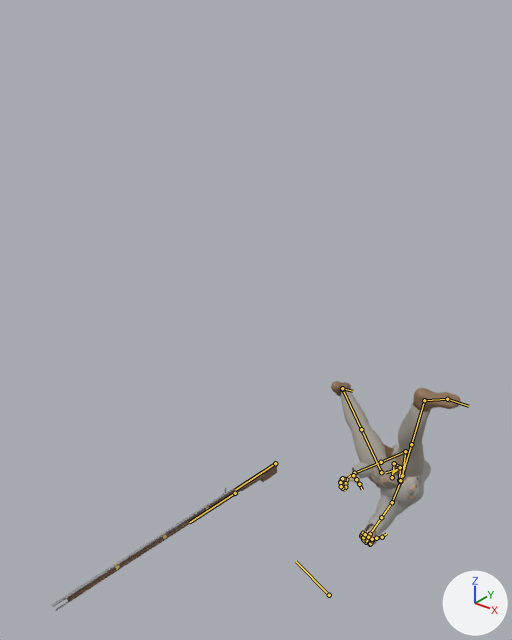
An edit to the FBX model app/Assets/ProjectOwned/Characters/Kit/csa_c_near.fbx, drawn before and after from the same camera.
Camera for both pictures: a 50 mm lens placed at (1.49, -2.36, 2.51), pointed at (-0.32, -0.1, 1.11). The axes (+X, +Y, +Z) are drawn at lower right. The lights are the same throughout. The older version comes first. Both versions are drawn at the pose saved in each file; the numbers are the values there. The bones that bend it are drawn over the model as lines.

Names of what the first picture shows: 'csa_c_body', 'csa_c_body_belt', 'csa_c_body_brogans', 'csa_c_body_cartbox', 'csa_c_body_cartsling', 'csa_c_body_coat', 'csa_c_body_trousers', 'csa_c_musket', 'csa_c_musket_ramrod'.
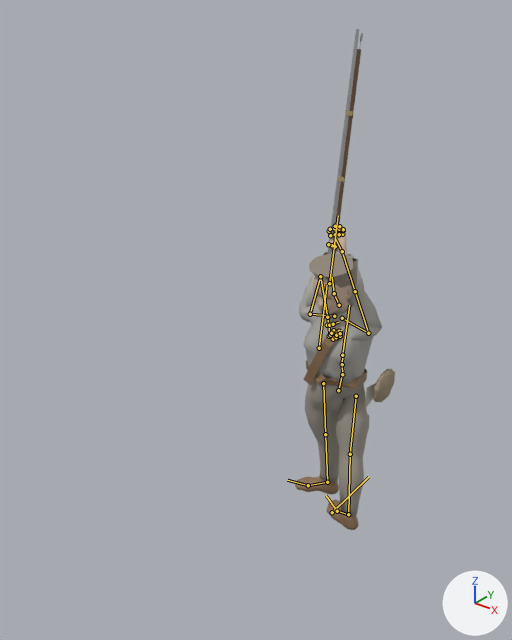
Location of each change, [x1, y1, x2, y2] in pixels of the pictures (512 x 640 px):
'csa_c_body_trousers', posed: before [341, 390, 431, 490]; after [305, 379, 369, 516]
'csa_c_body_coat', posed (30% taller): before [352, 443, 431, 545]; after [299, 251, 382, 384]
'csa_c_musket', posed: before [51, 462, 277, 607]; after [328, 29, 361, 253]
'csa_c_body', posed: before [340, 391, 417, 545]; after [313, 226, 368, 334]
'csa_c_body_brogans', posed: before [331, 381, 461, 412]; after [295, 476, 359, 530]
'csa_c_body_kepi', posed (not visible before): after [309, 252, 358, 288]
'csa_c_body_cartsling', posed: before [405, 495, 413, 499]; after [303, 325, 342, 386]
'csa_c_body_belt', posed: before [392, 453, 404, 476]; after [306, 361, 367, 389]
'csa_c_body_canteen', posed (not visible before): after [373, 369, 395, 402]
'csa_c_body_haversack', posed (not visible before): after [365, 384, 375, 409]
'csa_c_body_cartbox', posed (not visible afterwards): before [381, 443, 394, 458]
'csa_c_musket_ramrod', posed: before [56, 587, 92, 611]; after [360, 33, 363, 46]
bone 'Root', root to tip: before (329, 595) to (296, 561); after (332, 512) to (368, 477)
bone 'pelvis', root to tip: before (392, 477) to (394, 462); after (338, 390) to (342, 373)
bone 'spine_01', root to tip: before (394, 463) to (403, 468); after (342, 374) to (342, 364)
bone 'spine_02', root to tip: before (403, 468) to (401, 468); after (342, 364) to (342, 355)
bone 'spine_03', root to tip: before (401, 468) to (386, 472); after (342, 355) to (349, 305)
bone 'clavicle_l', root to tip: before (400, 481) to (392, 502); after (342, 318) to (368, 333)
bone 'upperarm_l', root to tip: before (392, 502) to (381, 517); after (368, 333) to (355, 291)
bone 'clavicle_r', root to tip: before (402, 475) to (405, 451); after (334, 316) to (310, 314)
bone 'upperarm_r', root to tip: before (405, 451) to (381, 462); after (310, 314) to (320, 276)
bone 'lowerarm_r', root to tip: before (381, 462) to (354, 473); after (320, 276) to (327, 317)
bone 'index_01_r', root to tip: before (346, 479) to (345, 483); after (329, 336) to (333, 339)
bone 'index_03_r', root to tip: before (345, 487) to (347, 489); after (337, 337) to (338, 333)
bone 'middle_01_r', root to tip: before (344, 479) to (341, 484); after (330, 335) to (336, 337)
bone 'middle_02_r', root to tip: before (341, 484) to (342, 488); after (336, 337) to (340, 336)
bone 'pinky_02_r', root to tip: before (340, 482) to (341, 484); after (337, 332) to (339, 331)
bone 'pinky_03_r', root to tip: before (341, 484) to (343, 486); after (339, 331) to (340, 329)
bone 'ring_01_r', root to tip: before (342, 478) to (340, 482); after (331, 333) to (336, 335)
bone 'ring_03_r', root to tip: before (341, 486) to (343, 489); after (340, 333) to (341, 330)
bone 'thumb_01_r', root to tip: before (353, 475) to (356, 479); after (327, 325) to (329, 325)
bone 'thumb_02_r', root to tip: before (356, 479) to (359, 484); after (329, 325) to (333, 324)
bone 'neck_01', root to tip: before (399, 480) to (400, 467); after (339, 305) to (334, 293)
bone 'head', root to tip: before (400, 467) to (392, 473); after (334, 293) to (332, 277)
bone 'thigh_l', root to tip: before (400, 480) to (411, 444); after (356, 396) to (350, 454)
bone 'calf_l', root to tip: before (411, 444) to (424, 400); after (350, 454) to (348, 514)
bone 'thigh_r', root to tip: before (381, 472) to (361, 429); after (323, 383) to (325, 434)
bone 'calf_r', root to tip: before (361, 429) to (342, 389); after (325, 434) to (327, 482)
bone 'foot_r', root to tip: before (342, 389) to (342, 388); after (327, 482) to (308, 485)
bone 'prop_musket', root to tip: before (275, 463) to (235, 490); after (319, 348) to (327, 284)

The change in detail:
Bone 'Root' (bone_root) moves from (0.0, 0.16, -0.6) to (0.0, 0.14, 0.0).
Bone 'Root' (bone_root) turns from (-14, 37, 57) to (0, 0, 0) degrees about its own x, y and z.
Bone 'pelvis' (bone_pelvis) turns from (-5, 7, 4) to (0, 0, 0) degrees about its own x, y and z.
Bone 'spine_01' (bone_spine_01) turns from (-90, -157, 15) to (2, 0, 0) degrees about its own x, y and z.
Bone 'spine_02' (bone_spine_02) turns from (-11, -149, -87) to (2, 0, 0) degrees about its own x, y and z.
Bone 'spine_03' (bone_spine_03) turns from (5, -75, 137) to (2, 0, 0) degrees about its own x, y and z.
Bone 'clavicle_l' (bone_clavicle_l) turns from (-1, -24, 6) to (0, 0, 0) degrees about its own x, y and z.
Bone 'upperarm_l' (bone_upperarm_l) turns from (-24, 9, -3) to (-35, -37, -156) degrees about its own x, y and z.
Bone 'clavicle_r' (bone_clavicle_r) turns from (-11, -22, -5) to (0, 0, 0) degrees about its own x, y and z.
Bone 'upperarm_r' (bone_upperarm_r) turns from (-30, 17, 80) to (-129, -7, 58) degrees about its own x, y and z.
Bone 'lowerarm_r' (bone_lowerarm_r) turns from (-45, 2, 4) to (88, 5, -6) degrees about its own x, y and z.
Bone 'index_01_r' (bone_index_01_r) turns from (27, 0, 0) to (36, 0, 0) degrees about its own x, y and z.
Bone 'index_03_r' (bone_index_03_r) turns from (24, 0, 0) to (32, 0, 0) degrees about its own x, y and z.
Bone 'middle_01_r' (bone_middle_01_r) turns from (27, 0, 0) to (36, 0, 0) degrees about its own x, y and z.
Bone 'middle_02_r' (bone_middle_02_r) turns from (33, 0, 0) to (44, 0, 0) degrees about its own x, y and z.
Bone 'pinky_02_r' (bone_pinky_02_r) turns from (33, 0, 0) to (44, 0, 0) degrees about its own x, y and z.
Bone 'pinky_03_r' (bone_pinky_03_r) turns from (24, 0, 0) to (32, 0, 0) degrees about its own x, y and z.
Bone 'ring_01_r' (bone_ring_01_r) turns from (27, 0, 0) to (36, 0, 0) degrees about its own x, y and z.
Bone 'ring_03_r' (bone_ring_03_r) turns from (24, 0, 0) to (32, 0, 0) degrees about its own x, y and z.
Bone 'thumb_01_r' (bone_thumb_01_r) turns from (0, 0, -19) to (0, 0, -25) degrees about its own x, y and z.
Bone 'thumb_02_r' (bone_thumb_02_r) turns from (0, 0, -23) to (0, 0, -31) degrees about its own x, y and z.
Bone 'neck_01' (bone_neck_01) turns from (26, 144, 95) to (2, 0, 0) degrees about its own x, y and z.
Bone 'head' (bone_head) turns from (-161, 24, 49) to (4, 0, 0) degrees about its own x, y and z.
Bone 'thigh_l' (bone_thigh_l) turns from (-11, -15, 132) to (-24, 115, -18) degrees about its own x, y and z.
Bone 'calf_l' (bone_calf_l) turns from (-11, 1, 1) to (-4, 0, 0) degrees about its own x, y and z.
Bone 'calf_l' (bone_calf_l) is rescaled from (1.0, 1.0, 1.0) to (1.0, 0.98, 1.02).
Bone 'thigh_r' (bone_thigh_r) turns from (47, 13, 165) to (36, 61, 37) degrees about its own x, y and z.
Bone 'calf_r' (bone_calf_r) is rescaled from (1.0, 1.0, 1.0) to (1.0, 0.97, 1.02).
Bone 'foot_r' (bone_foot_r) turns from (63, -5, 123) to (0, 0, 0) degrees about its own x, y and z.
Bone 'prop_musket' (bone_prop_musket) moves from (-0.52, 0.311, 0.497) to (-0.15, 0.04, 0.9).
Bone 'prop_musket' (bone_prop_musket) turns from (-39, 3, 112) to (82, 0, 0) degrees about its own x, y and z.
